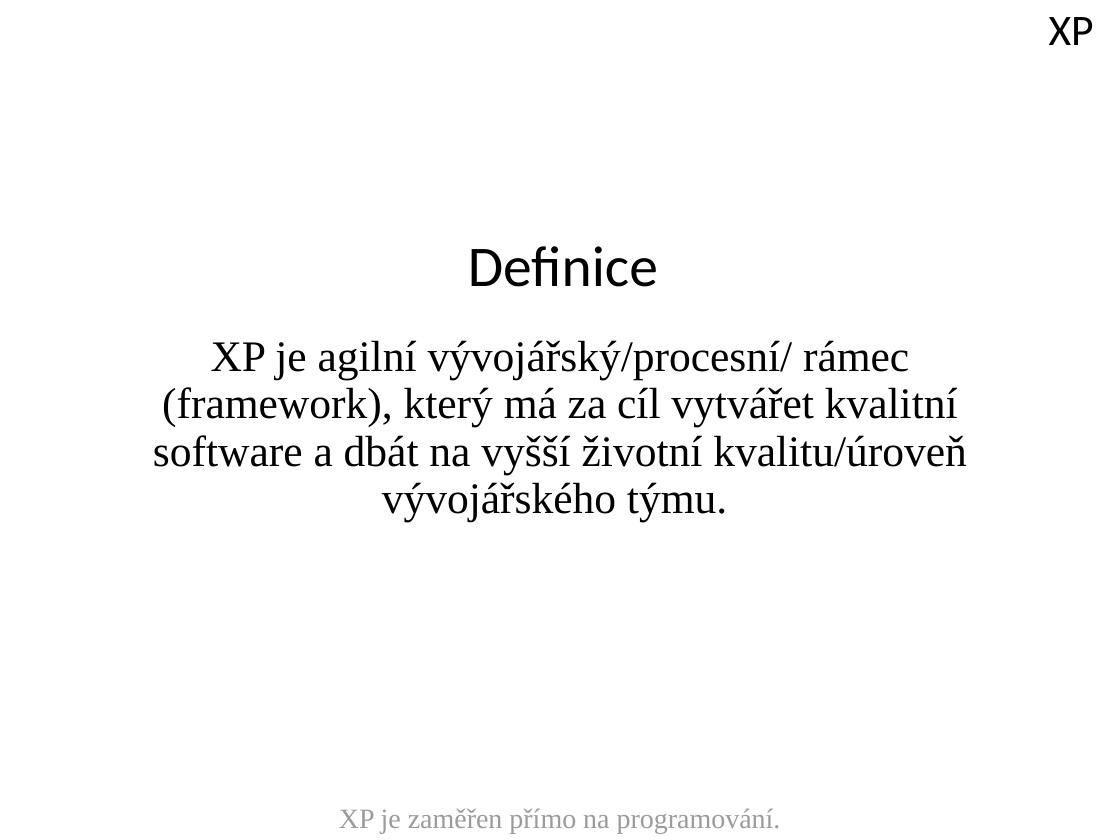
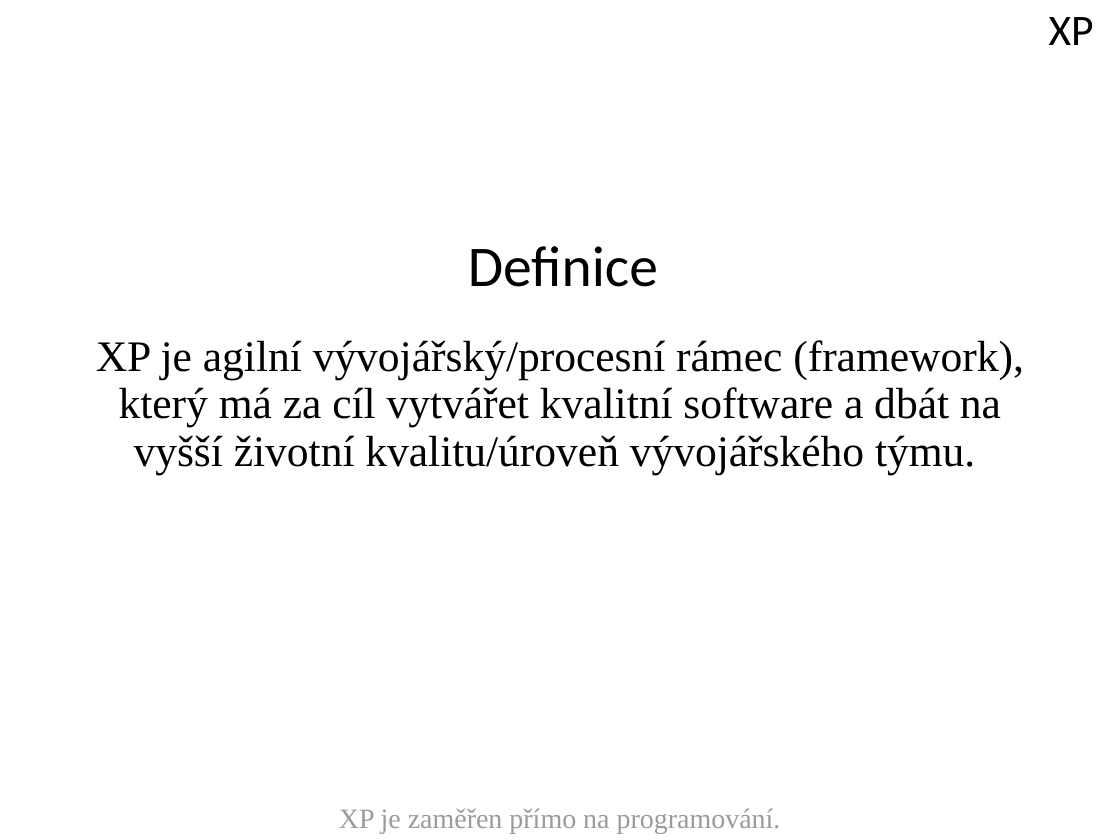
Before and after one commit to ZiipSi/tpr, a slide deck: slide 5 of source/files/prezentace_sem.pptx. Drawn at 1120x840 pixels with LibreOffice and Linux fonts; fonts in the diff are those of the drawing; background and template pictures are left out. Boxes give left, top, right and bottom in pixels: in the first picture for what was removed or moved away, otherwise in the second. Text is boxed around its words. In the diff, an @@ line names an element or a change of style, - is before the commit and + after.

```diff
--- a/source/files/prezentace_sem.pptx
+++ b/source/files/prezentace_sem.pptx
@@ text at (96, 340, 1024, 474): text changed @@
-XP je agilní vývojářský/procesní/ rámec (framework), který má za cíl vytvářet kvalitní software a dbát na vyšší životní kvalitu/úroveň vývojářského týmu.
+XP je agilní vývojářský/procesní rámec (framework), který má za cíl vytvářet kvalitní software a dbát na vyšší životní kvalitu/úroveň vývojářského týmu.
```
Also in this commit, not shown: 1 other file.
